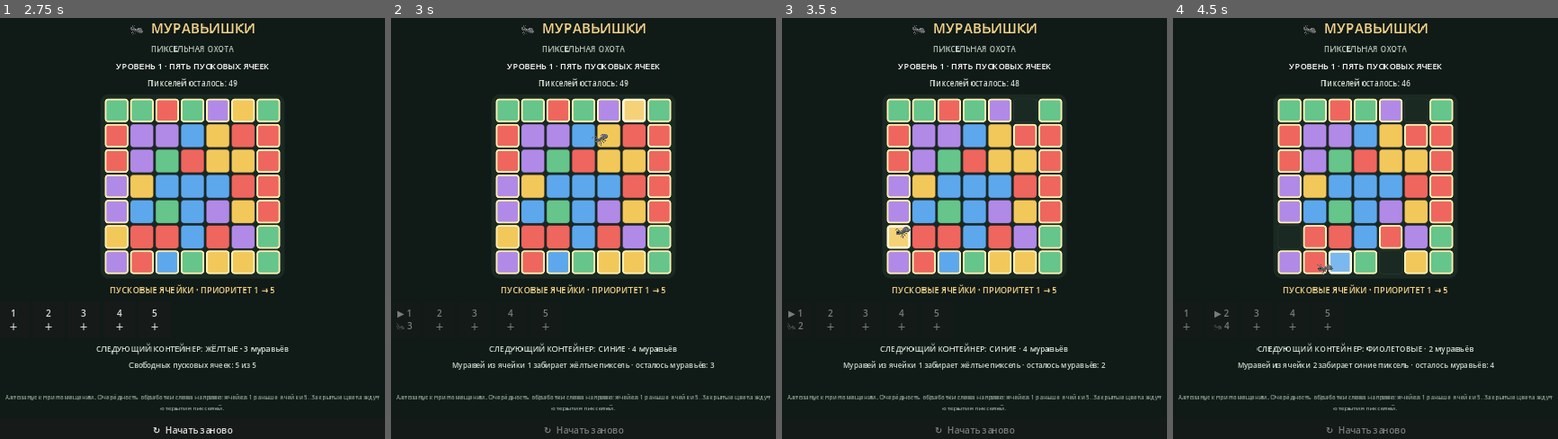
Above: before the commit, frames 1-4 (left to right).
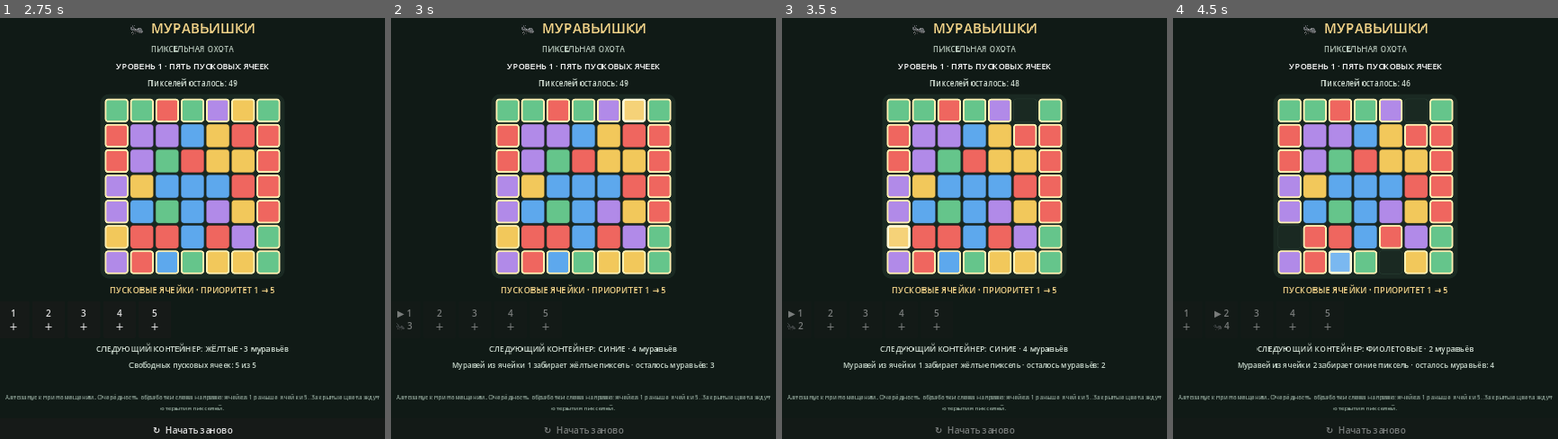
Above: after the commit, the same moments.

Repository: MaiklLX/Ants-Pixel-Hunt
Game: Godot game, scene res://scenes/main.tscn
The game is run twice, just before and just after one commit, with the same random seed, the same clock (stepped at 60 frames per second) and the same inputs.
Inputs:
- Up to frame 1 (2.75 s): click "↻ Начать заново" at 0.5 s; click "↻ Начать заново" at 1.25 s; click "↻ Начать заново" at 2 s
- Up to frame 2 (3 s): click "1 ＋" at 2.75 s
- Up to frame 3 (3.5 s): no input
- Up to frame 4 (4.5 s): click "2 ＋" at 4.25 s

Frame 1 is identical in both runs. In frame 2, less than 0.1% of the frame differs, in the area x 52-57%, y 27-31%; in frame 3, less than 0.1%; in frame 4, less than 0.1%.
Error after the commit: Parse Error: Expected statement, found "Indent" instead. (res://scripts/ant_visual.gd:17)

Commit message:
KT-010: replace platform emoji with animated original ant

Diff:
--- a/scripts/main.gd
+++ b/scripts/main.gd
@@ -355,13 +355,9 @@
 	var target_control := board_grid.get_child(target_index) as Control
 	if source_control == null or target_control == null:
 		return
-	var ant := Label.new()
-	ant.text = "🐜"
-	ant.horizontal_alignment = HORIZONTAL_ALIGNMENT_CENTER
-	ant.vertical_alignment = VERTICAL_ALIGNMENT_CENTER
-	ant.size = Vector2(34, 28)
-	ant.add_theme_font_size_override("font_size", 24)
-	ant.add_theme_color_override("font_color", Color("#fff0b2"))
+	var ant := Control.new()
+	ant.set_script(load("res://scripts/ant_visual.gd"))
+	ant.size = Vector2(38, 34)
 	ant.mouse_filter = Control.MOUSE_FILTER_IGNORE
 	fx_layer.add_child(ant)
 	var start_global := source_control.get_global_rect().get_center()
